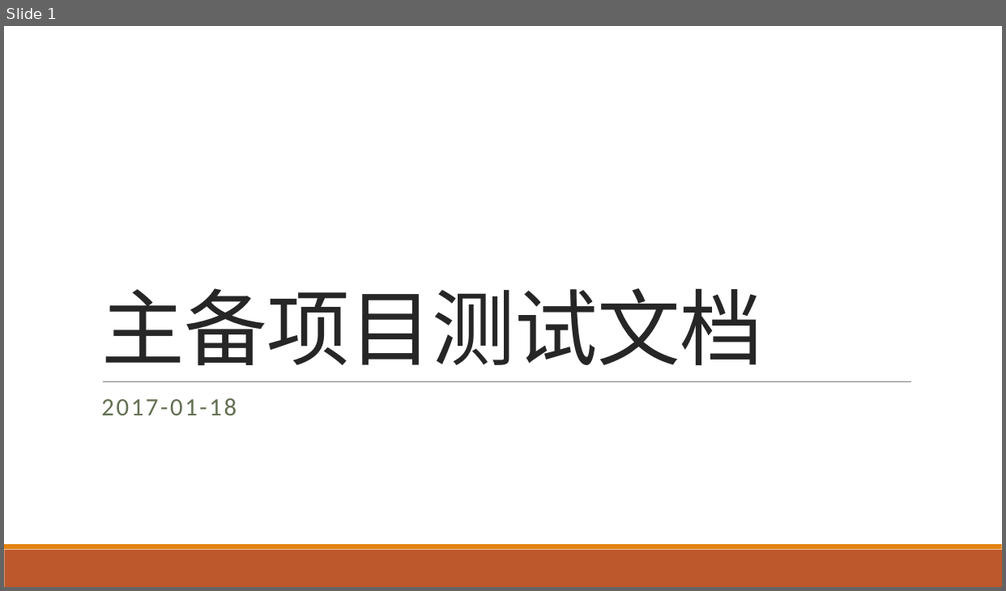
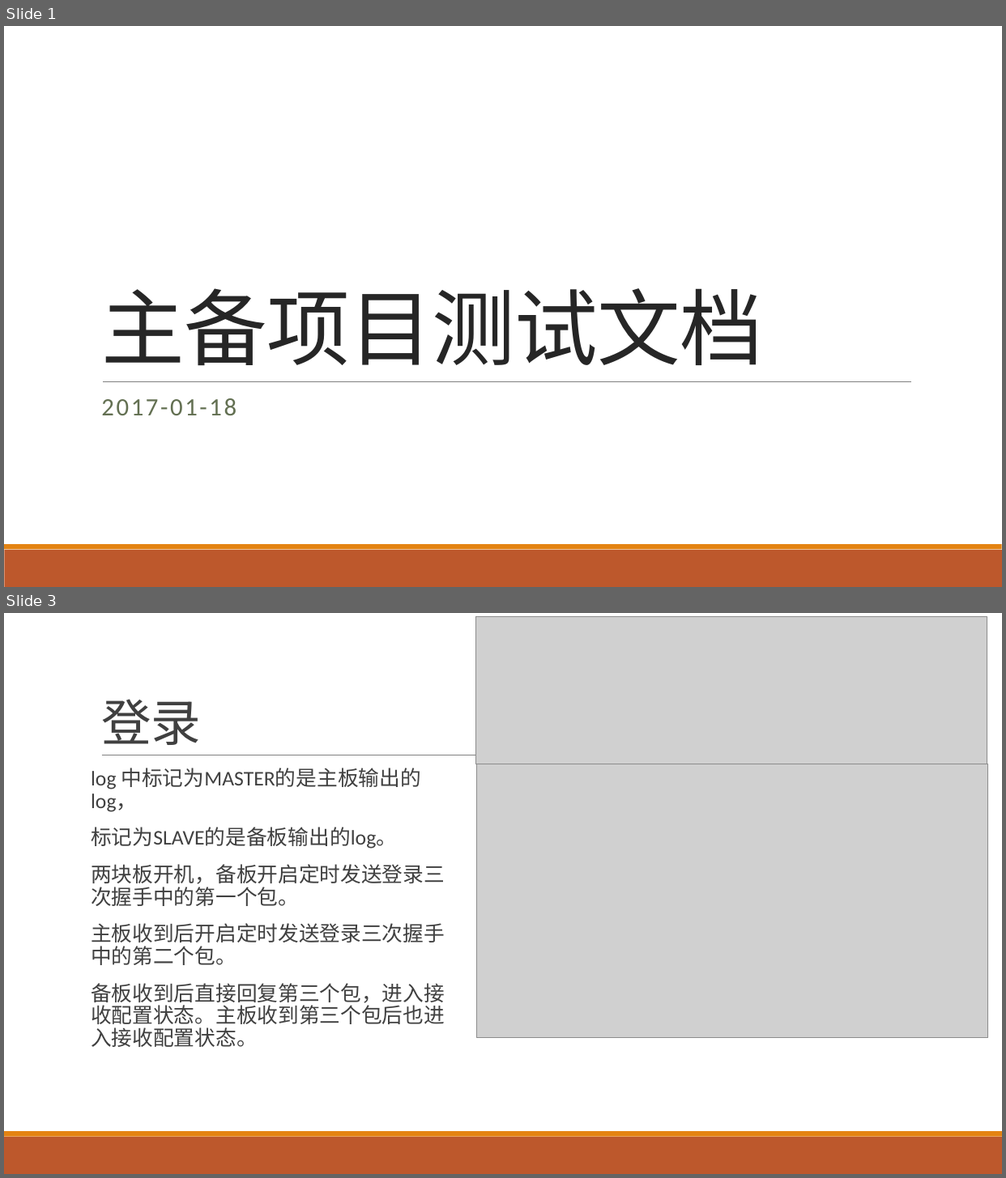
Before and after one commit to gcy346447065/reliable_sync, a slide deck: 测试记录.pptx. Shown one above the other, each under a label of ours: slide 1 before the commit, slides 1 and 3 after it; the slides between them are not shown. The pictures are 1006x591 and 1006x1178 pixels, drawn with LibreOffice and Linux fonts; fonts in the diff are those of the drawing; grey boxes stand for pictures. Boxes give left, top, right and bottom in pixels: in the first picture for what was removed or moved away, otherwise in the second. Text is boxed around its words. In the diff, an @@ line names an element or a change of style, - is before the commit and + after.

```diff
--- a/测试记录.pptx
+++ b/测试记录.pptx
@@ slide 3 added at box(4, 613, 1002, 1174), background #FFFFFF; not listed: 2 template elements that a slide beside it also shows @@
@@ picture added at box(476, 617, 987, 764) @@
@@ title added at box(101, 699, 200, 745), 48 pt, text #404040 @@
+登录
@@ line added from (102, 756) to (918, 756), #808080 0.5 pt @@
@@ text added at box(91, 768, 445, 1047), 20 pt, text #404040 @@
+  log 中标记为MASTER的是主板输出的log，
+  标记为SLAVE的是备板输出的log。
+  两块板开机，备板开启定时发送登录三次握手中的第一个包。
+  主板收到后开启定时发送登录三次握手中的第二个包。
+  备板收到后直接回复第三个包，进入接收配置状态。主板收到第三个包后也进入接收配置状态。
@@ picture added at box(477, 764, 987, 1038) @@
```
Also in this commit, not shown: 1 slide changed, 3 other slides added, 3 slides removed.
